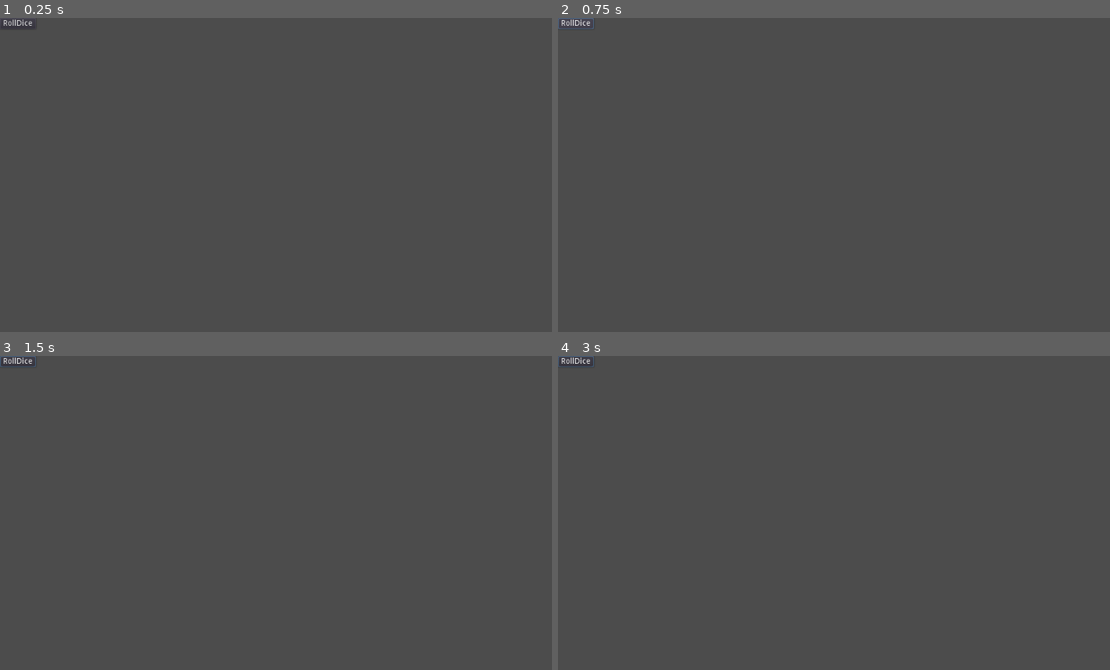
Above: before the commit, frames 1-4 (two rows, left to right).
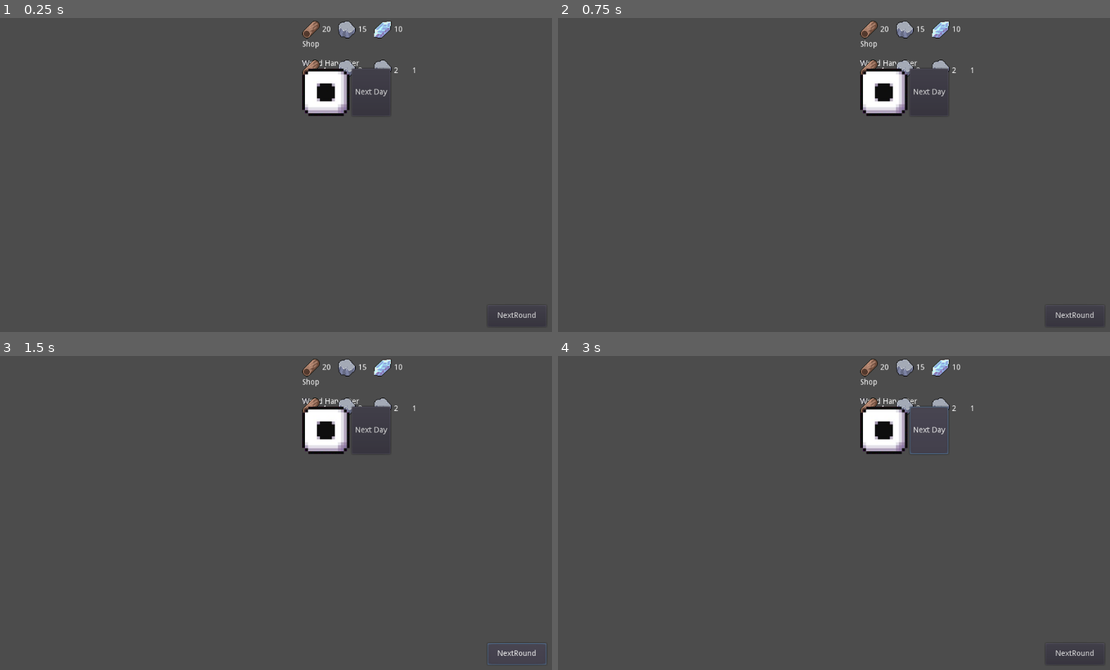
Above: after the commit, the same moments.

Repository: cyrillbrito/gmtk-22
Game: Godot game, scene res://Main/Main.tscn
The game is run twice, just before and just after one commit, with the same random seed, the same clock (stepped at 60 frames per second) and the same inputs. Before the commit the project starts from res://Main.tscn.
Inputs (mouse positions are in pixels of both pictures, inside the frame that each line leads up to):
- Up to frame 1 (0.25 s): no input
- Up to frame 2 (0.75 s): click (574, 24) at 0.5 s, where only the run before the commit has a clickable "RollDice"
- Up to frame 3 (1.5 s): click (518, 654) at 1.25 s, where only the run after the commit has a clickable "NextRound"
- Up to frame 4 (3 s): click (1076, 654) at 2 s, where only the run after the commit has a clickable "NextRound"; click (927, 431) at 2.75 s, where only the run after the commit has a clickable "Next Day"

The runs differ from the first frame. In frame 1, 2.1% of the frame differs, in the area x 0-98%, y 0-96%; in frame 2, 2.1%; in frame 3, 2.2%; in frame 4, 2.2%.

Commit message:
Added Side Menu

Diff:
--- a/Main.gd
+++ /dev/null
@@ -1,19 +0,0 @@
-extends Node2D
-var random = RandomNumberGenerator.new()
-var gameRound = 0
-
-var stone = 0
-var wood = 0
-var mana = 0
-var gemStone = 0
-
-# Called when the node enters the scene tree for the first time.
-func _ready():
-	pass
-
-
-func _on_RollDiceBtn_pressed():
-	gameRound+=1
-	var diceValue = random.randi_range(1, 6)
-	print(diceValue)
-	mana += diceValue
--- a/Main.tscn
+++ /dev/null
@@ -1,13 +0,0 @@
-[gd_scene load_steps=2 format=2]
-
-[ext_resource path="res://Main.gd" type="Script" id=1]
-
-[node name="Main" type="Node2D"]
-script = ExtResource( 1 )
-
-[node name="RollDiceBtn" type="Button" parent="."]
-margin_right = 12.0
-margin_bottom = 20.0
-text = "RollDice"
-
-[connection signal="pressed" from="RollDiceBtn" to="." method="_on_RollDiceBtn_pressed"]
--- /dev/null
+++ b/Main/Main.gd
@@ -0,0 +1,22 @@
+extends Node2D
+var gameRound = 0
+
+var wood = 0
+var stone = 0
+var gem = 0
+var mana = 0
+
+func _ready():
+	pass
+
+##This Logic will probaily go to SideMenu
+var random = RandomNumberGenerator.new()
+func RollDice():
+	var diceValue = random.randi_range(1, 6)
+	print(diceValue)
+	return diceValue
+
+##This Logic will probaily go to SideMenu
+func _on_NextRoundBtn_pressed():
+	gameRound+=1
+	mana += RollDice()
--- /dev/null
+++ b/Main/Main.tscn
@@ -0,0 +1,27 @@
+[gd_scene load_steps=3 format=2]
+
+[ext_resource path="res://Main/Main.gd" type="Script" id=1]
+[ext_resource path="res://SideMenu/SideMenu.tscn" type="PackedScene" id=2]
+
+[node name="Main" type="Node2D"]
+script = ExtResource( 1 )
+
+[node name="NextRoundBtn" type="Button" parent="."]
+margin_left = 884.0
+margin_top = 522.0
+margin_right = 991.0
+margin_bottom = 561.0
+text = "NextRound"
+
+[node name="HBoxContainer" type="HBoxContainer" parent="."]
+margin_right = 40.0
+margin_bottom = 40.0
+
+[node name="Side Menu" parent="." instance=ExtResource( 2 )]
+margin_left = 548.0
+margin_top = 5.0
+margin_right = 739.0
+margin_bottom = 178.0
+
+[connection signal="pressed" from="NextRoundBtn" to="." method="_on_RollDiceBtn_pressed"]
+[connection signal="pressed" from="NextRoundBtn" to="." method="_on_NextRoundBtn_pressed"]
--- /dev/null
+++ b/SideMenu/ResourceIcon&Quantity.gd
@@ -0,0 +1,17 @@
+extends HBoxContainer
+
+enum ItemType {Wood, Stone, Gem, Mana}
+export(ItemType) var type = ItemType.Wood
+export var quantity = 10
+
+
+func _ready():
+	get_node("Quantity").text = str(quantity)
+	if type == ItemType.Wood:
+		get_node("Img").texture = load('res://assets/ResourcesIcons/Wood.png')
+	if type == ItemType.Stone:
+		get_node("Img").texture = load('res://assets/ResourcesIcons/Stone.png')
+	if type ==ItemType.Gem:
+		get_node("Img").texture = load('res://assets/ResourcesIcons/Gem.png')
+	if type ==ItemType.Mana:
+		get_node("Img").texture = load('res://assets/ResourcesIcons/Mana.png')
--- /dev/null
+++ b/SideMenu/ResourceIcon&Quantity.tscn
@@ -0,0 +1,24 @@
+[gd_scene load_steps=3 format=2]
+
+[ext_resource path="res://SideMenu/ResourceIcon&Quantity.gd" type="Script" id=1]
+[ext_resource path="res://assets/ResourcesIcons/Wood.png" type="Texture" id=2]
+
+[node name="Icon&Quantity" type="HBoxContainer"]
+anchor_right = 1.0
+anchor_bottom = 1.0
+margin_right = -955.0
+margin_bottom = -568.0
+script = ExtResource( 1 )
+
+[node name="Img" type="TextureRect" parent="."]
+margin_right = 32.0
+margin_bottom = 32.0
+texture = ExtResource( 2 )
+
+[node name="Quantity" type="Label" parent="."]
+margin_left = 36.0
+margin_top = 9.0
+margin_right = 61.0
+margin_bottom = 23.0
+rect_min_size = Vector2( 25, 0 )
+text = "10"
--- /dev/null
+++ b/SideMenu/ShopItem.gd
@@ -0,0 +1,31 @@
+extends Control
+
+enum ItemType {Wood, Stone, Gem, Mana}
+
+export var WoodPrice = 4;
+export var StonePrice = 3;
+export var GemPrice = 2;
+export var ManaPrice = 1;
+
+func _ready():
+	var ItemScene = preload("res://SideMenu/ResourceIcon&Quantity.tscn")
+	if WoodPrice > 0:
+		var woodIconScene = ItemScene.instance()
+		woodIconScene.quantity = WoodPrice;
+		woodIconScene.type = ItemType.Wood
+		get_node("Price").add_child(woodIconScene)
+	if StonePrice > 0:
+		var stoneIconScene = ItemScene.instance()
+		stoneIconScene.quantity = StonePrice;
+		stoneIconScene.type = ItemType.Stone
+		get_node("Price").add_child(stoneIconScene)
+	if GemPrice > 0:
+		var gemIconScene = ItemScene.instance()
+		gemIconScene.quantity = GemPrice;
+		gemIconScene.type = ItemType.Stone
+		get_node("Price").add_child(gemIconScene)
+	if ManaPrice > 0:
+		var manaIconScene = ItemScene.instance()
+		manaIconScene.quantity = ManaPrice;
+		manaIconScene.type = ItemType.Mana
+		get_node("Price").add_child(manaIconScene)
--- /dev/null
+++ b/SideMenu/ShopItem.tscn
@@ -0,0 +1,21 @@
+[gd_scene load_steps=2 format=2]
+
+[ext_resource path="res://SideMenu/ShopItem.gd" type="Script" id=1]
+
+[node name="ShopItem" type="Control"]
+anchor_right = 1.0
+anchor_bottom = 1.0
+script = ExtResource( 1 )
+
+[node name="ItemImg" type="TextureRect" parent="."]
+margin_right = 40.0
+margin_bottom = 40.0
+
+[node name="Name" type="Label" parent="."]
+margin_right = 103.0
+margin_bottom = 14.0
+text = "Wood Harvester"
+
+[node name="Price" type="HBoxContainer" parent="."]
+margin_right = 40.0
+margin_bottom = 40.0
--- /dev/null
+++ b/SideMenu/SideMenu.gd
@@ -0,0 +1,15 @@
+extends MarginContainer
+
+# Declare member variables here. Examples:
+# var a = 2
+# var b = "text"
+
+
+# Called when the node enters the scene tree for the first time.
+func _ready():
+	pass # Replace with function body.
+
+
+# Called every frame. 'delta' is the elapsed time since the previous frame.
+#func _process(delta):
+#	pass
--- /dev/null
+++ b/SideMenu/SideMenu.tscn
@@ -0,0 +1,77 @@
+[gd_scene load_steps=5 format=2]
+
+[ext_resource path="res://SideMenu/ResourceIcon&Quantity.tscn" type="PackedScene" id=1]
+[ext_resource path="res://SideMenu/ShopItem.tscn" type="PackedScene" id=2]
+[ext_resource path="res://SideMenu/SideMenu.gd" type="Script" id=3]
+[ext_resource path="res://assets/Dice.png" type="Texture" id=4]
+
+[node name="GUI" type="MarginContainer"]
+anchor_right = 1.0
+anchor_bottom = 1.0
+script = ExtResource( 3 )
+
+[node name="MarginContainer" type="VBoxContainer" parent="."]
+margin_right = 1024.0
+margin_bottom = 600.0
+
+[node name="Resources" type="HBoxContainer" parent="MarginContainer"]
+margin_right = 1024.0
+margin_bottom = 32.0
+
+[node name="Wood" parent="MarginContainer/Resources" instance=ExtResource( 1 )]
+anchor_right = 0.0
+anchor_bottom = 0.0
+margin_right = 61.0
+margin_bottom = 32.0
+quantity = 20
+
+[node name="Stone" parent="MarginContainer/Resources" instance=ExtResource( 1 )]
+anchor_right = 0.0
+anchor_bottom = 0.0
+margin_left = 65.0
+margin_right = 126.0
+margin_bottom = 32.0
+type = 1
+quantity = 15
+
+[node name="Gem" parent="MarginContainer/Resources" instance=ExtResource( 1 )]
+anchor_right = 0.0
+anchor_bottom = 0.0
+margin_left = 130.0
+margin_right = 191.0
+margin_bottom = 32.0
+type = 2
+
+[node name="Shop" type="VBoxContainer" parent="MarginContainer"]
+margin_top = 36.0
+margin_right = 1024.0
+margin_bottom = 83.0
+
+[node name="Shop" type="Label" parent="MarginContainer/Shop"]
+margin_right = 1024.0
+margin_bottom = 31.0
+text = "Shop
+"
+
+[node name="VScrollBar" type="VScrollBar" parent="MarginContainer/Shop"]
+margin_top = 35.0
+margin_right = 12.0
+margin_bottom = 47.0
+
+[node name="ShopItem" parent="MarginContainer/Shop/VScrollBar" instance=ExtResource( 2 )]
+
+[node name="Dice" type="HBoxContainer" parent="MarginContainer"]
+margin_top = 87.0
+margin_right = 1024.0
+margin_bottom = 173.0
+
+[node name="TextureRect" type="TextureRect" parent="MarginContainer/Dice"]
+margin_right = 86.0
+margin_bottom = 86.0
+texture = ExtResource( 4 )
+
+[node name="NextRoundBtn" type="Button" parent="MarginContainer/Dice"]
+margin_left = 90.0
+margin_right = 160.0
+margin_bottom = 86.0
+text = "Next Day"
--- a/project.godot
+++ b/project.godot
@@ -11,7 +11,7 @@
 [application]
 
 config/name="gmtk-22"
-run/main_scene="res://Main.tscn"
+run/main_scene="res://Main/Main.tscn"
 config/icon="res://icon.png"
 
 [physics]
Binary file added: assets/Dice.png
Not shown, added: assets/Dice.png.import
Binary file added: assets/ResourcesIcons/Gem.png
Not shown, added: assets/ResourcesIcons/Gem.png.import
Binary file added: assets/ResourcesIcons/Stone.png
Not shown, added: assets/ResourcesIcons/Stone.png.import
Binary file added: assets/ResourcesIcons/Wood.png
Not shown, added: assets/ResourcesIcons/Wood.png.import
